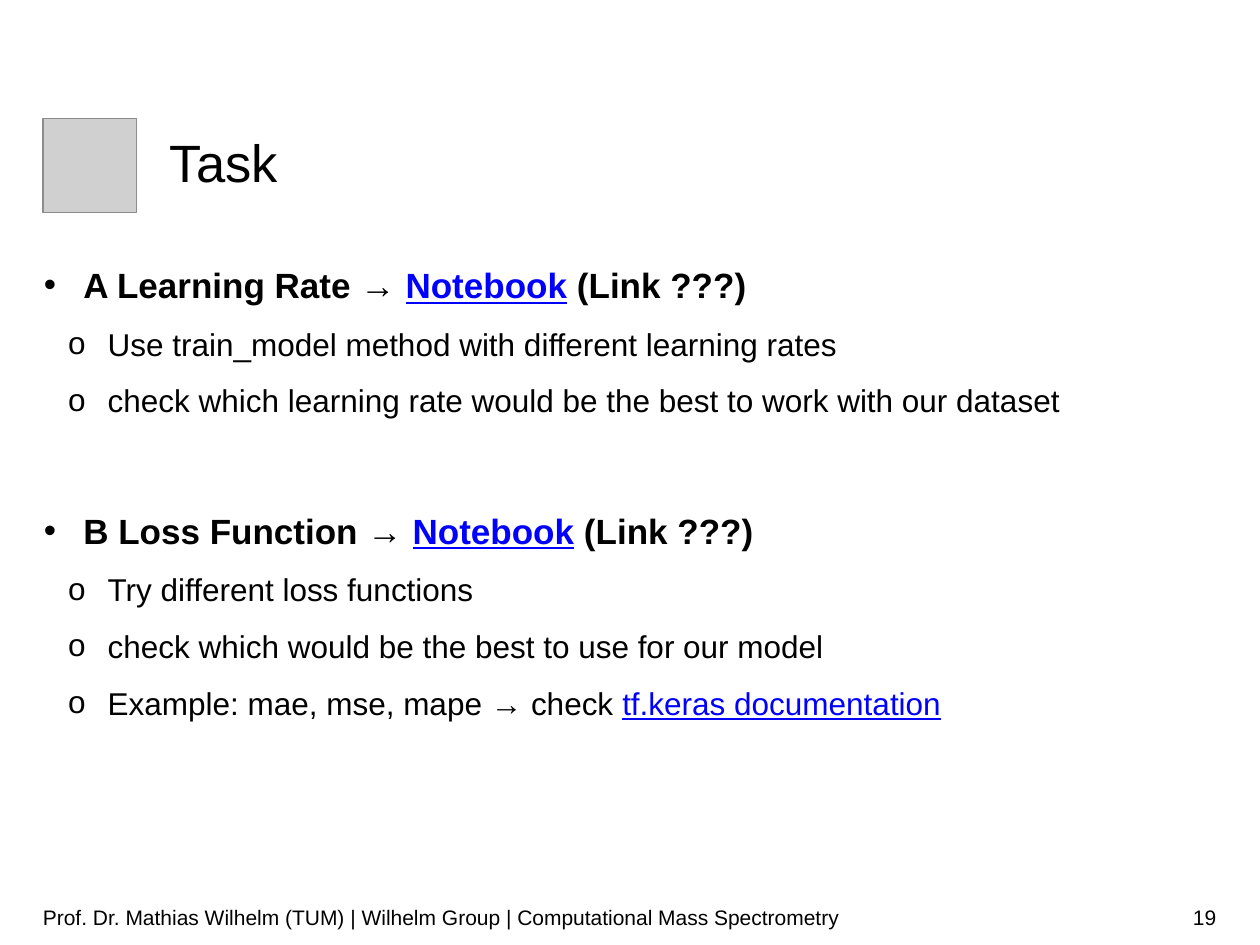
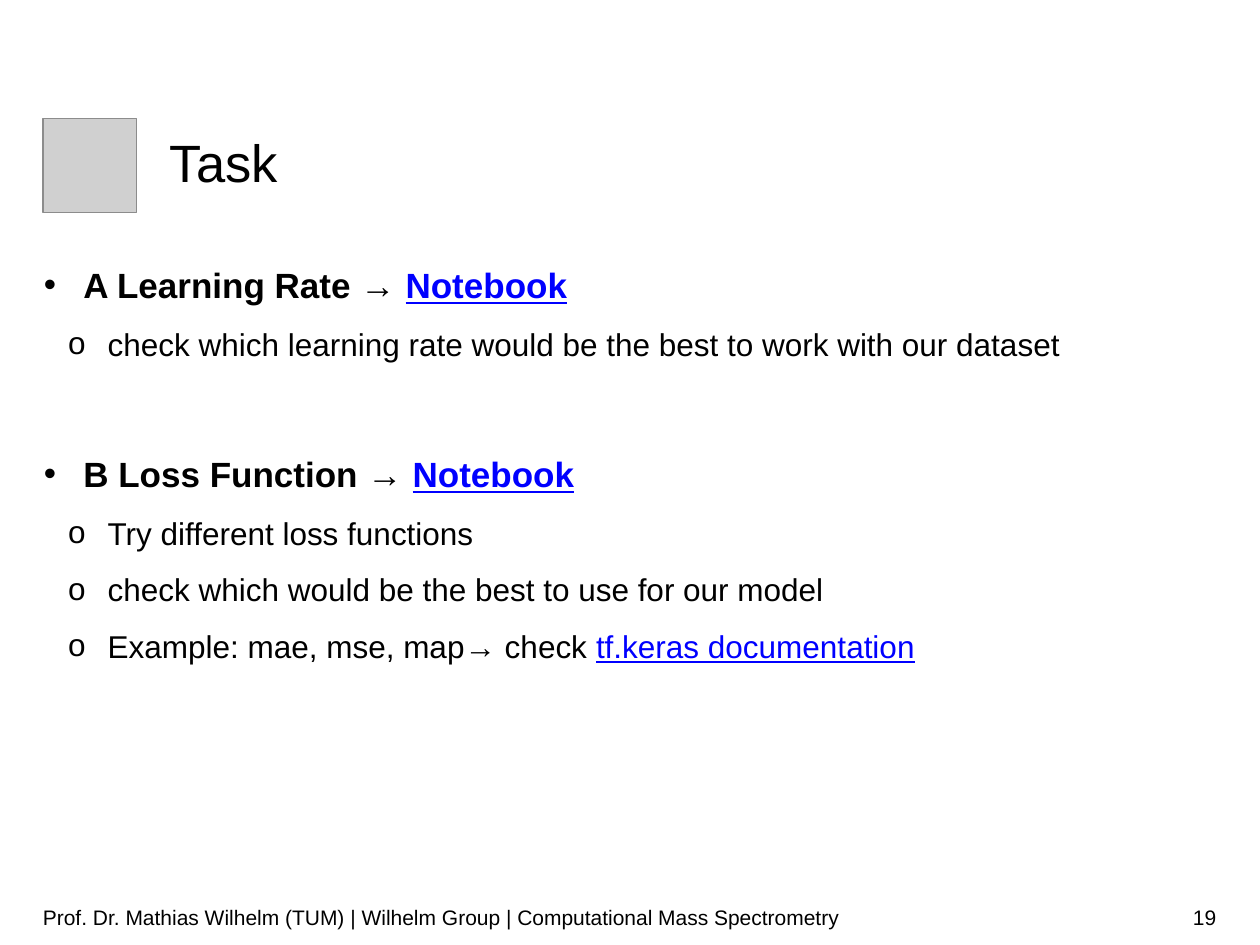
Before and after one commit to wilhelm-lab/dlomix-resources, a slide deck: slide 19 of 01_Intro_Slides_SummerSchool_Sep21.pptx. Drawn at 1260x945 pixels with LibreOffice and Linux fonts; fonts in the diff are those of the drawing; grey boxes stand for pictures; background and template pictures are left out. Boxes give left, top, right and bottom in pixels: in the first picture for what was removed or moved away, otherwise in the second. Text is boxed around its words. In the diff, an @@ line names an element or a change of style, - is before the commit and + after.

Commit message:
updates slides (notebook links, screenshots with dlomix name)

```diff
--- a/01_Intro_Slides_SummerSchool_Sep21.pptx
+++ b/01_Intro_Slides_SummerSchool_Sep21.pptx
@@ text at [83, 272, 567, 305]: text changed; size 18 to 20 pt; bold on @@
-• A Learning Rate → Notebook (Link ???)
-  o Use train_model method with different learning rates
+• A Learning Rate → Notebook
@@ text at [83, 461, 574, 493]: text changed @@
-• B Loss Function → Notebook (Link ???)
+• B Loss Function → Notebook
@@ text at [108, 635, 915, 664]: text changed @@
-  o Example: mae, mse, mape → check tf.keras documentation
+  o Example: mae, mse, map→ check tf.keras documentation
```
Also in this commit, not shown: 9 other slides changed.
